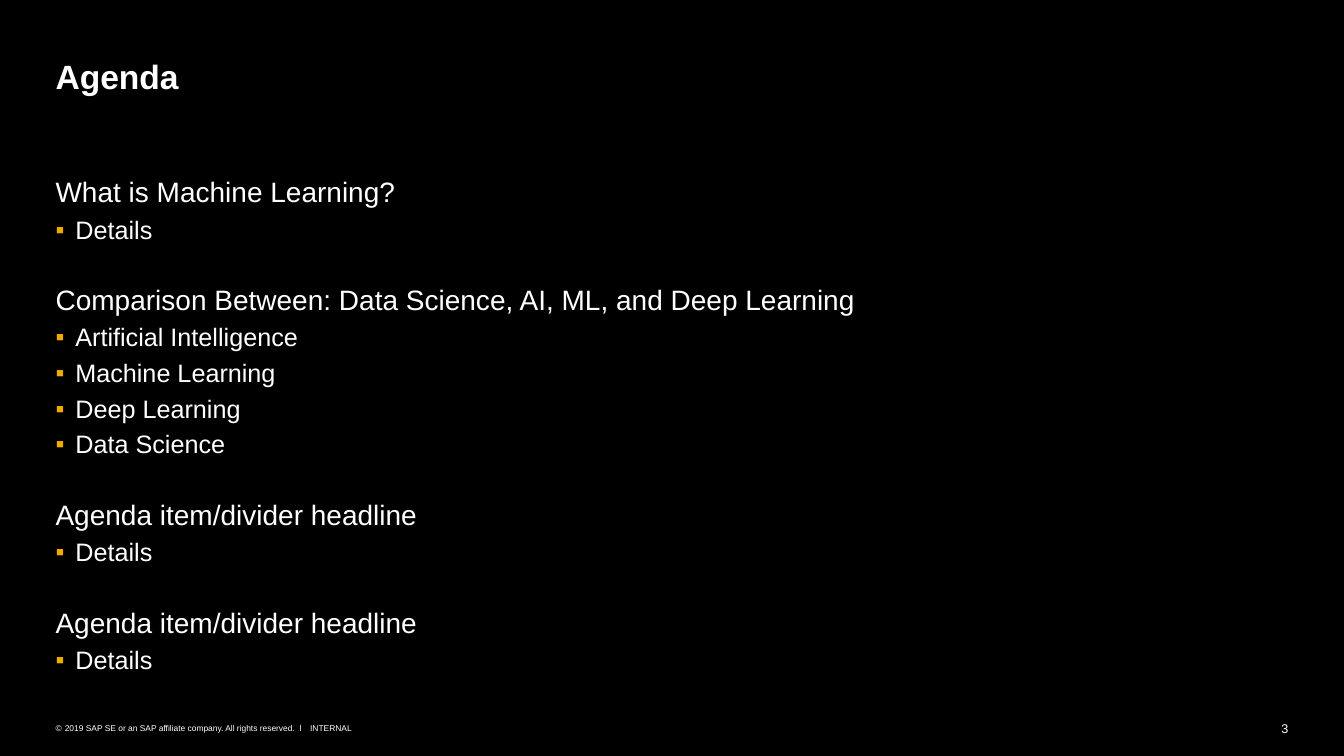
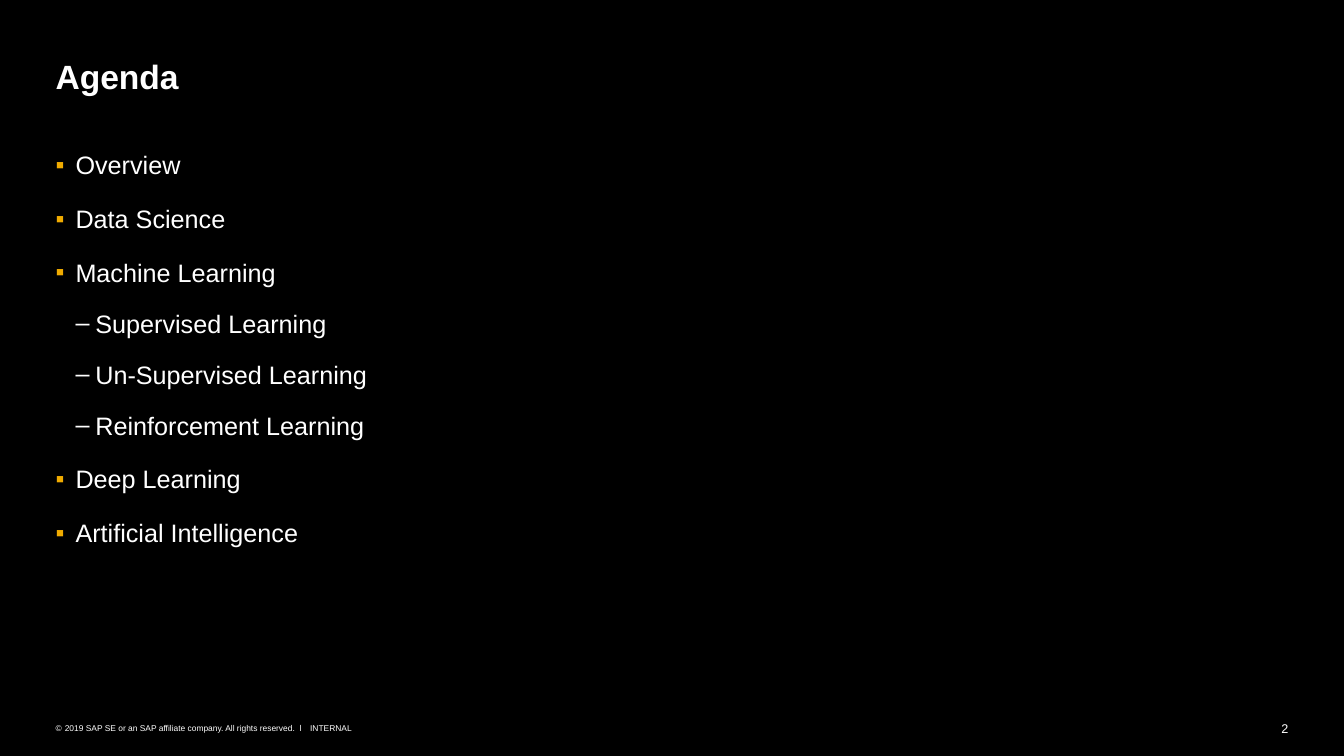
Before and after one commit to SherwinVarghese/Machine-Learning-TechknowSchool, a slide deck: slide 2 of Intro To ML and Data Science/Overview.pptx (slide 3 before the commit). Drawn at 1344x756 pixels with LibreOffice and Linux fonts; fonts in the diff are those of the drawing. Boxes give left, top, right and bottom in pixels: in the first picture for what was removed or moved away, otherwise in the second. Text is boxed around its words. In the diff, an @@ line names an element or a change of style, - is before the commit and + after.

Commit message:
Updated Overview PPT

```diff
--- a/Intro To ML and Data Science/Overview.pptx
+++ b/Intro To ML and Data Science/Overview.pptx
@@ text "Overview": place and size @@
-text "Overview" at [56,181,854,670]
+text "Overview" at [76,155,367,548]
@@ text at [76,155,367,494]: text changed; size 20 to 18 pt @@
-What is Machine Learning?
-  ▪ Details
-Comparison Between: Data Science, AI, ML, and Deep Learning
+  ▪ Overview
+  ▪ Data Science
+  ▪ Machine Learning
+    – Supervised Learning
+    – Un-Supervised Learning
+    – Reinforcement Learning
+  ▪ Deep Learning
@@ text at [56,363,417,670]: paragraphs removed @@
-  ▪ Machine Learning
-  ▪ Deep Learning
-  ▪ Data Science
-Agenda item/divider headline
-  ▪ Details
-Agenda item/divider headline
-  ▪ Details
@@ text at [76,523,298,548]: line spacing 0.9 to 1.5 @@
@@ page number at [1281,724,1288,733]: text changed @@
-3
+2
```
Also in this commit, not shown: 9 other slides changed, 3 slides added, 3 slides removed.
